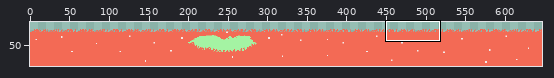
File history of a pixel-art file, Assets/Textures/Environments/OnlineWorld1/grass.aseprite. The picture above shows the old version from afar; the outline marks the close-up.
Close-up. Before:
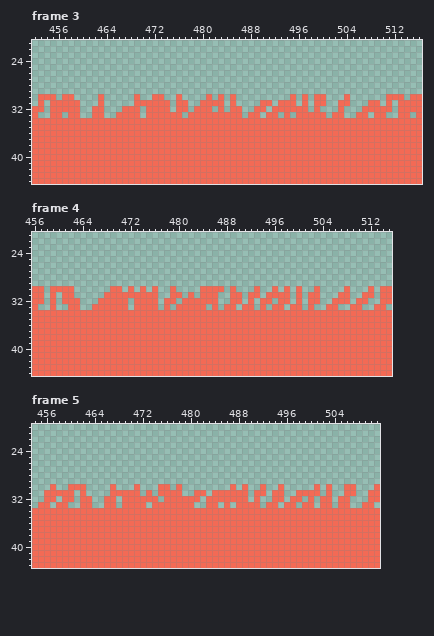
647x76 pixels, 5 frames. Shown: frame 3: x 452..516, y 21..44; frame 4: x 456..515, y 21..44; frame 5: x 454..511, y 20..43. The wide view leaves out empty margins. The commit also changed other frames or places, which this record leaves out.
Now the later version:
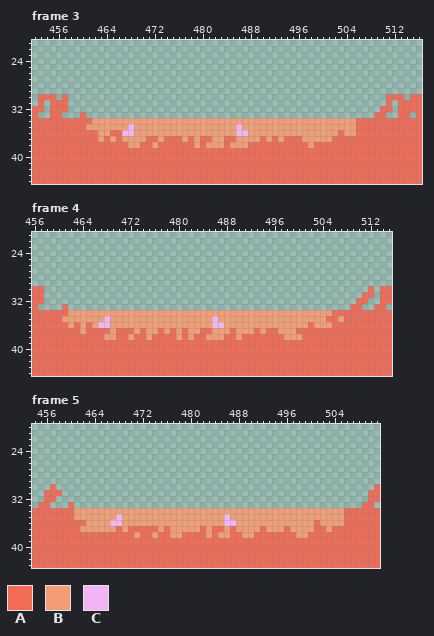
Palette (. is transparent): A #f36a55  B #f39d75  C #f3b4f3
Diff:
Changed rows in their new state; - is an unchanged pixel.
Frame 3, layer "grass":
first column x 458:
30 .----.-----.--..--.----.-.-.---------.-.-..---.-----
31 ..---.-----......-..--....-.----..-...-.-..--..---..
32 ..--..---...-....-..-...-.-..--..-......-.---.---...
33 ..A-..--....-......-.........-..-..-.-.....-..--..--
34 ----BBBBBBBBBBBBBBBBBBBBBBBBBBBBBBBBBBBBBBBBBBBB----
35 ---BBBBBBBCBBBBBBBBBBBBBBBBBCBBBBBBBBBBBBBBBBBBB----
36 -----BB--CCBBBBBBBBBBBBBBBBBCCBBBBBBBBBBBBBBB-BB----
37 -----B-B-BBBB--B---B-B--BB--BBBB-B-B---BBBBB--------
38 ----------BB--B------B-BBB-BBB----------B-----------
Frame 4, layer "grass":
first column x 459:
30 ....------..-.-.-.--.----....-.---.--.-.-.--.----.
31 .-..-----.........--..-.-...--..-..-....-.-..---..
32 .-...---.....-....-..-......--..-.-..-..-.-..--...
33 .-A..--......-....-.-.....-.-..-..-.-..-..-.--..--
34 ---BBBBBBBBBBBBBBBBBBBBBBBBBBBBBBBBBBBBBBBBBBBB---
35 --BBBBBBBCBBBBBBBBBBBBBBBBBCBBBBBBBBBBBBBBBBBB--B-
36 ---B-B-BCCBBBBBBBBBBBBBBBBBCCBBBBBBBBBBBBBB-BBB---
37 -----B----B---B-BB-B-B-BB--BBB-BBB-B--BBB---------
38 ---------BB--B--B----B-B--BBB--B-------BBB--------
Frame 5, layer "grass":
first column x 458:
30 --...----.---.---..-.--------.-.--.--.-----.-.--..
31 -..-.----.....-.-....--..-......-..-..--....-.--..
32 -..-..--..-......-......-.......-.--..-..-.-..-..-
33 ..A-..--..-....-.......--..-.-....-..-..-..-..-..-
34 ---BBBBBBBBBBBBBBBBBBBBBBBBBBBBBBBBBBBBBBBBBBBBB--
35 ---BBBBBBBCBBBBBBBBBBBBBBBBBCBBBBBBBBBBBBBBBBBBB--
36 -----BBBBCCBBBBBBBBBBBBBBBBBCCBBBBBBBBBBBBB-BBBB--
37 ----BBBBBB-B-----B-BBBBB-B--B-BBBB-BBB-BBBB--B----
38 -------------B--B--BB----B-BB--BB-------BB--------
Boxes around the changes in both close-ups, in picture pixels (x1, y1, x2, y2):
changed: (68, 94, 380, 148)
changed: (50, 286, 350, 340)
changed: (56, 484, 356, 538)
